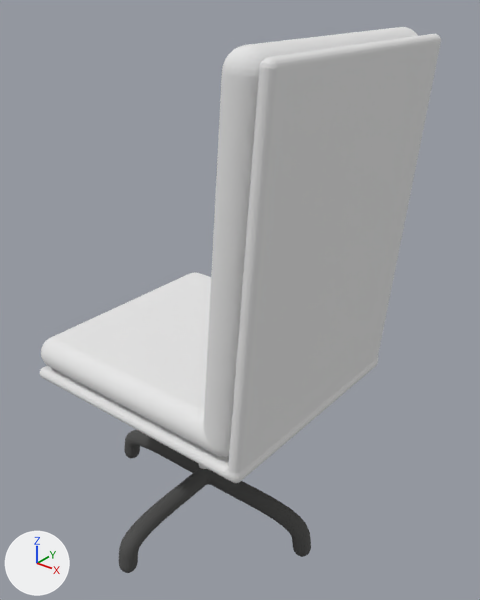
Before and after pictures for a commit that changed the OBJ model public/Drehstuhl/drehstuhl.obj.
Rendered twice from a camera (50 mm lens) standing at (8.38, -5.23, 10.92) and looking at (1.31, 3.61, 5.44). Arrows for +X, +Y and +Z are at lower left; the lights stay in place. Where no turn or scale is listed for an object, it has been applied to the vertices.

The older version as bpy lines, for what is in view:
```python
me_282318_23_05_24_17_51_35_1 = bpy.data.meshes.new('282318_23_05_24_17_51_35_1')
me_282318_23_05_24_17_51_35_1.from_pydata(...)  # 4002 vertices, 8000 faces; spans x -1.9..3.35, y 0.63..5.88, z 0.44..1.43
me_282318_23_05_24_17_51_35_1.materials.append(mat_282318_23_05_24_17_51_35_1)  # picture img_282318_23_05_24_17_51_35_1_color_png
me_drehstuhl = bpy.data.meshes.new('drehstuhl')
me_drehstuhl.from_pydata(...)  # 3999 vertices, 7998 faces; spans x -1.77..3.81, y 1.03..5.68, z 1.34..10.2
me_drehstuhl.materials.append(mat_drehstuhl)  # white #e7e7e7
ob_282318_23_05_24_17_51_35_1 = bpy.data.objects.new('282318_23_05_24_17_51_35_1', me_282318_23_05_24_17_51_35_1)
ob_282318_23_05_24_17_51_35_1.location = (0.0, 0.0, 0.0)
ob_drehstuhl = bpy.data.objects.new('drehstuhl', me_drehstuhl)
ob_drehstuhl.location = (0.0, 0.0, 0.0)
```
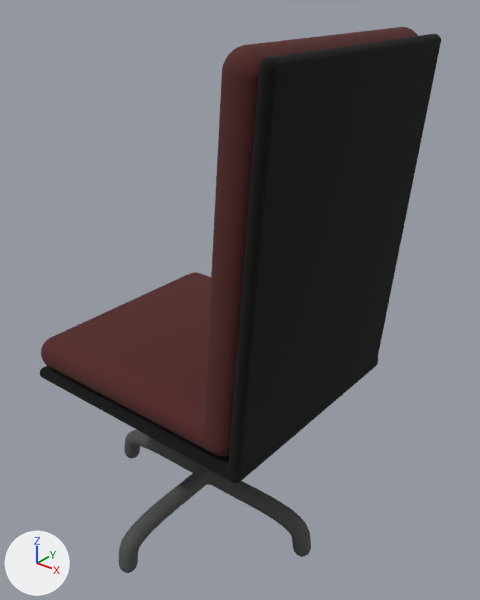
Edits to the bpy script that builds the scene:
```text
Add img_282318_23_05_24_17_51_35_0_color_png:
    img_282318_23_05_24_17_51_35_0_color_png = load_image('282318_23_05_24_17_51_35_0_color.png', '282318_23_05_24_17_51_35_0_color.png', 2048, 2048, 'sRGB')
Add mat_282318_23_05_24_17_51_35_0:
    mat_282318_23_05_24_17_51_35_0 = principled_material('282318_23_05_24_17_51_35_0')
    mat_282318_23_05_24_17_51_35_0.texture = img_282318_23_05_24_17_51_35_0_color_png
    mat_282318_23_05_24_17_51_35_0.roughness = 1.0
Change me_drehstuhl:
    where me_drehstuhl.from_pydata(...)  # 3999 vertices, 7998 faces; spans x -1.77..3.81, y 1.03..5.68, z 1.34..10.2
    remove me_drehstuhl.materials.append(mat_drehstuhl)  # white #e7e7e7
    add me_drehstuhl.materials.append(mat_282318_23_05_24_17_51_35_0)  # picture img_282318_23_05_24_17_51_35_0_color_png
```

Changed parts and their boxes (x1, y1, x2, y2) in the pictures (480 x 600 px):
'drehstuhl', recoloured: (40, 27, 441, 483) in both
